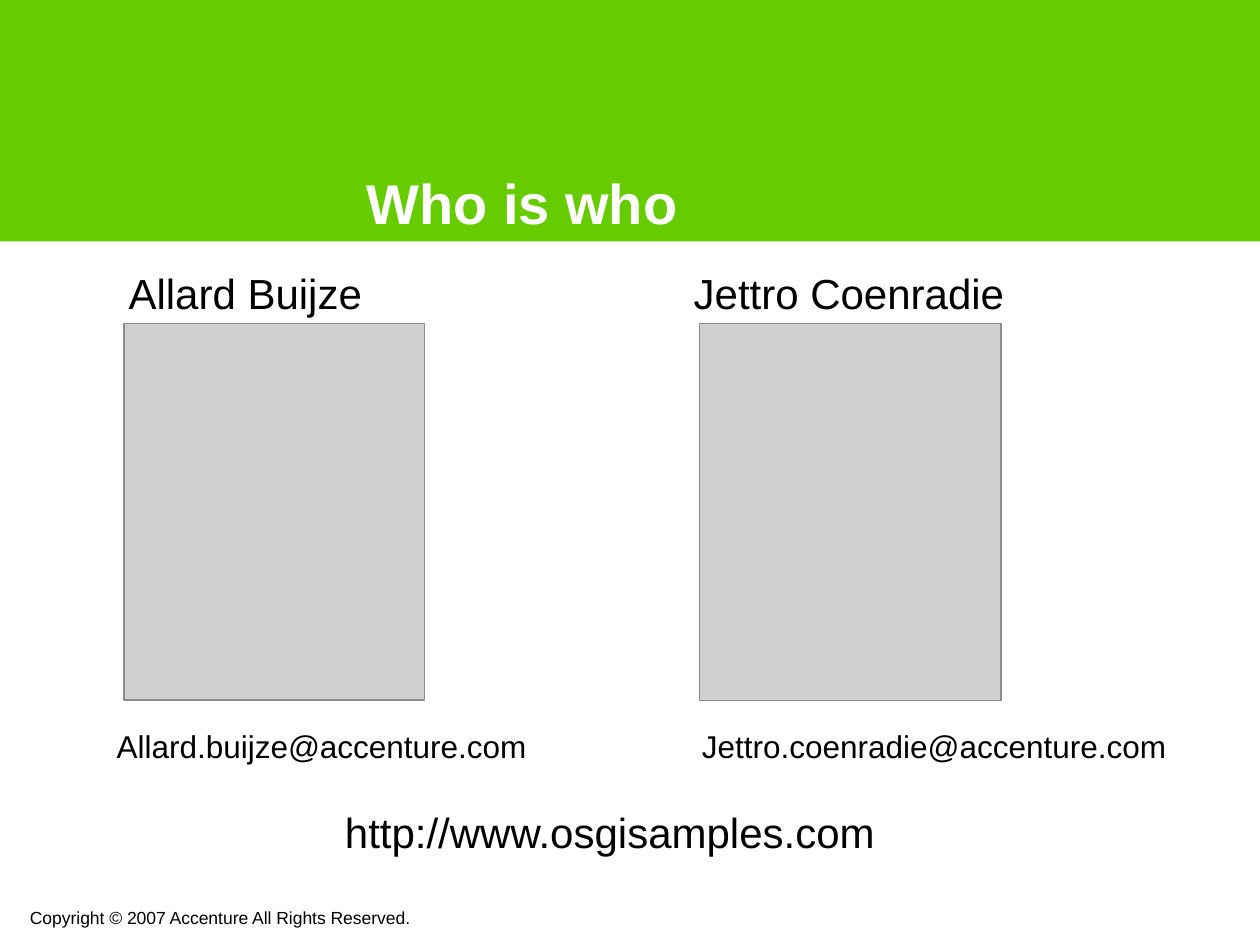
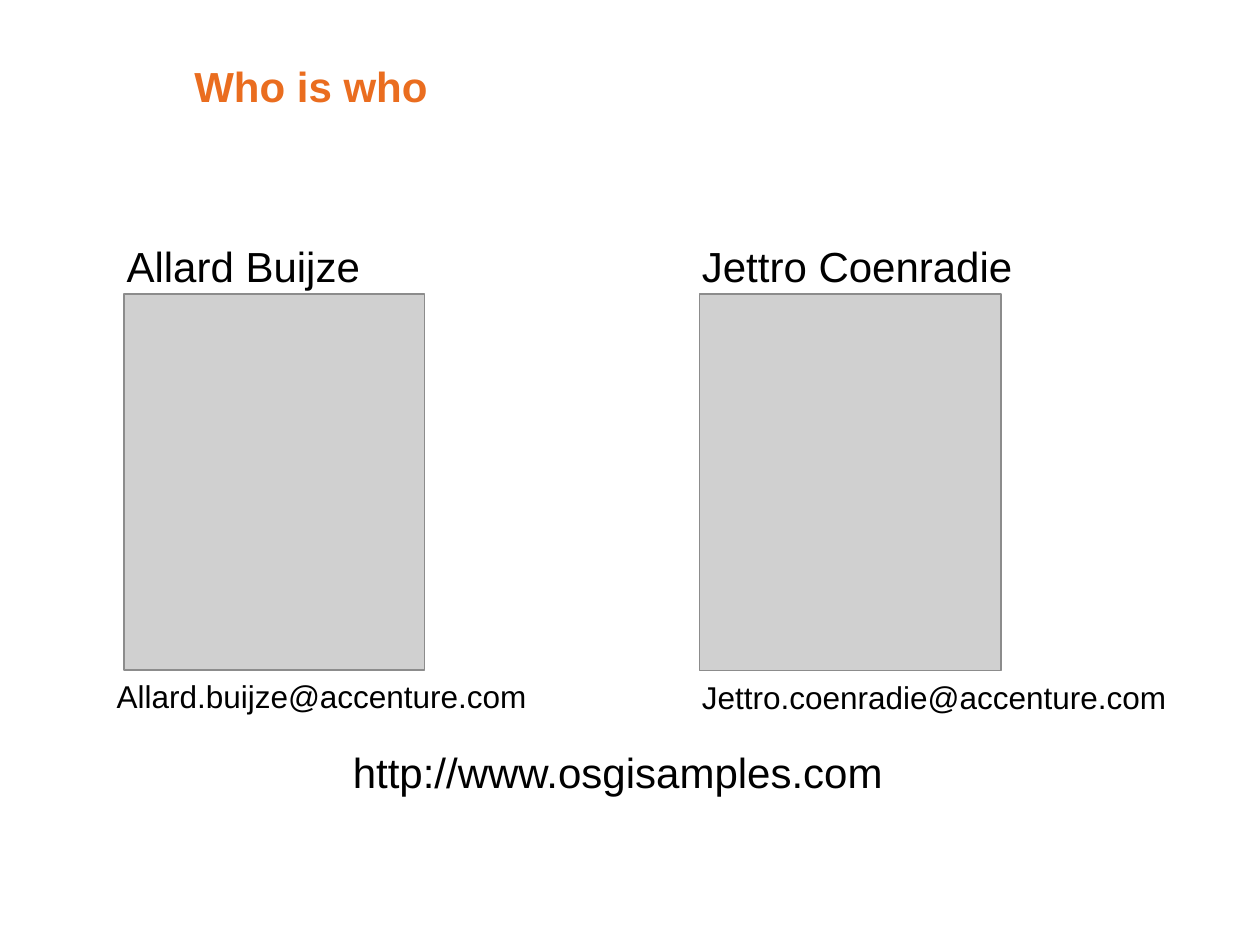
Before and after one commit to noushadali/osgi-samples, a slide deck: slide 2 of congress-registration/documentation/Webservice versioning using osgi.ppt. Drawn at 1260x945 pixels with LibreOffice and Linux fonts; fonts in the diff are those of the drawing; grey boxes stand for pictures; background and template pictures are left out. Boxes give left, top, right and bottom in pixels: in the first picture for what was removed or moved away, otherwise in the second. Text is boxed around its words. In the diff, an @@ line names an element or a change of style, - is before the commit and + after.

```diff
--- a/congress-registration/documentation/Webservice versioning using osgi.ppt
+++ b/congress-registration/documentation/Webservice versioning using osgi.ppt
@@ rectangle removed at [0,0,1260,242] @@
@@ title "Who is who": place and size @@
-title "Who is who" at [367,183,677,225]
+title "Who is who" at [194,71,428,103]
@@ title "Who is who" at [194,71,428,103]: size 32 to 24 pt, text colour #FFFFFF to #EA6D1F; vertical alignment bottom to middle @@
@@ text "Allard Buijze": place and size @@
-text "Allard Buijze" at [129,278,362,317]
+text "Allard Buijze" at [127,251,360,291]
@@ text "Jettro Coenradie": place and size @@
-text "Jettro Coenradie" at [694,278,1004,310]
+text "Jettro Coenradie" at [702,251,1013,283]
@@ picture: place and size @@
-picture at [123,324,425,701]
+picture at [123,294,425,670]
@@ picture: place and size @@
-picture at [699,324,1000,701]
+picture at [699,294,1000,670]
@@ text "Allard.buijze@accenture.com": place and size @@
-text "Allard.buijze@accenture.com" at [117,735,527,764]
+text "Allard.buijze@accenture.com" at [117,685,527,714]
@@ text "Jettro.coenradie@accenture.com": place and size @@
-text "Jettro.coenradie@accenture.com" at [702,735,1166,763]
+text "Jettro.coenradie@accenture.com" at [702,686,1166,714]
@@ text "http://www.osgisamples.com": place and size @@
-text "http://www.osgisamples.com" at [345,817,875,856]
+text "http://www.osgisamples.com" at [353,757,883,797]
@@ text removed at [30,911,411,928] @@
-Copyright © 2007 Accenture All Rights Reserved.
```
Also in this commit, not shown: 17 other slides changed, 1 slide added, 2 slides removed.
